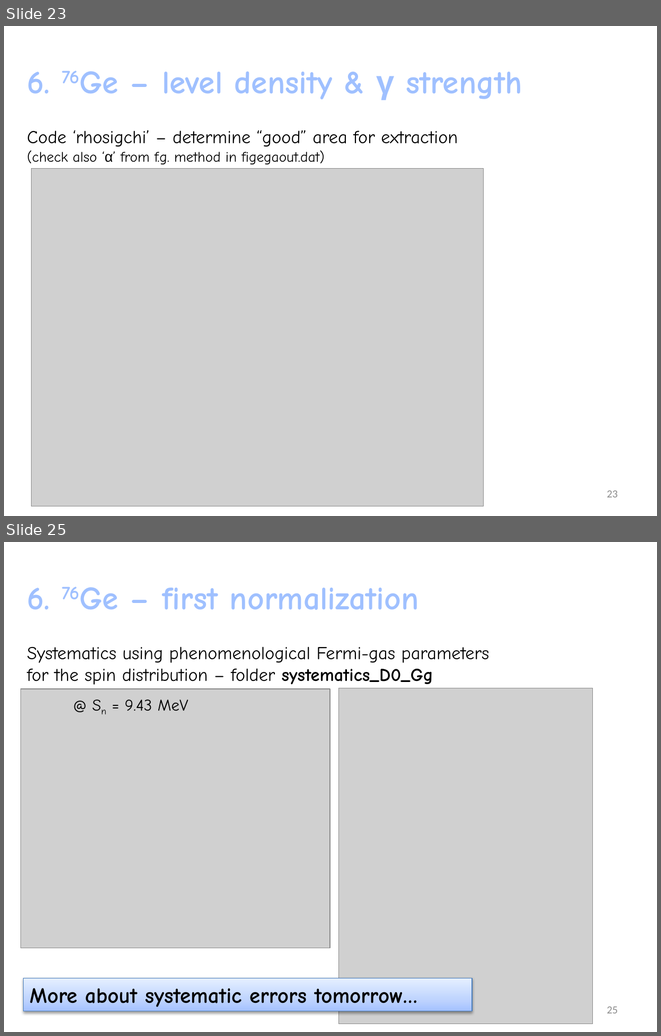
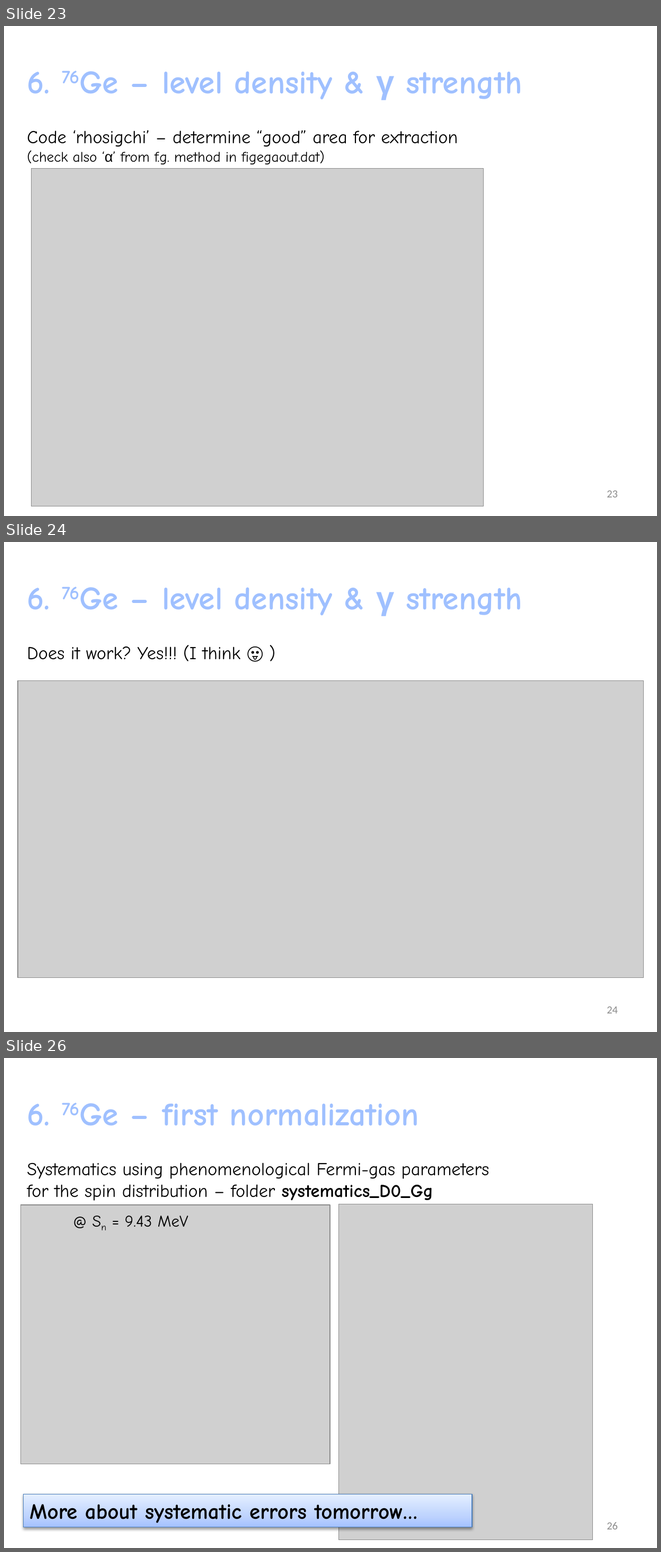
Before and after one commit to oslocyclotronlab/MSU_workshop_2015, a slide deck: ACL_MSU_Workshop2015/slides/MSU_workshop_day3_betaOslo_Larsen.pptx. Shown one above the other, each under a label of ours: slides 23 and 25 before the commit, slides 23, 24 and 26 after it; the slides between them are not shown. The pictures are 661x1036 and 661x1552 pixels, drawn with LibreOffice and Linux fonts; fonts in the diff are those of the drawing; grey boxes stand for pictures. Boxes give left, top, right and bottom in pixels: in the first picture for what was removed or moved away, otherwise in the second. Text is boxed around its words. In the diff, an @@ line names an element or a change of style, - is before the commit and + after.

```diff
--- a/ACL_MSU_Workshop2015/slides/MSU_workshop_day3_betaOslo_Larsen.pptx
+++ b/ACL_MSU_Workshop2015/slides/MSU_workshop_day3_betaOslo_Larsen.pptx
@@ slide 24 added at [4, 542, 657, 1032], background #FFFFFF @@
@@ text added at [27, 588, 522, 615], 36 pt, text gradient #BFD3F9 to #A0C1FF to #003D85, bold @@
+6. 76Ge – level density & γ strength
@@ text added at [27, 645, 240, 661], 20 pt, text #000000 @@
+Does it work? Yes!!! (I think 😛 )
@@ picture added at [18, 681, 644, 978] @@
@@ page number added at [607, 1006, 618, 1013], 12 pt, text #8C8C8C @@
+24
@@ what was slide 25 is now slide 26 @@
@@ page number at [607, 1522, 618, 1529]: text changed @@
-25
+26
```
Also in this commit, not shown: 1 slide changed.
